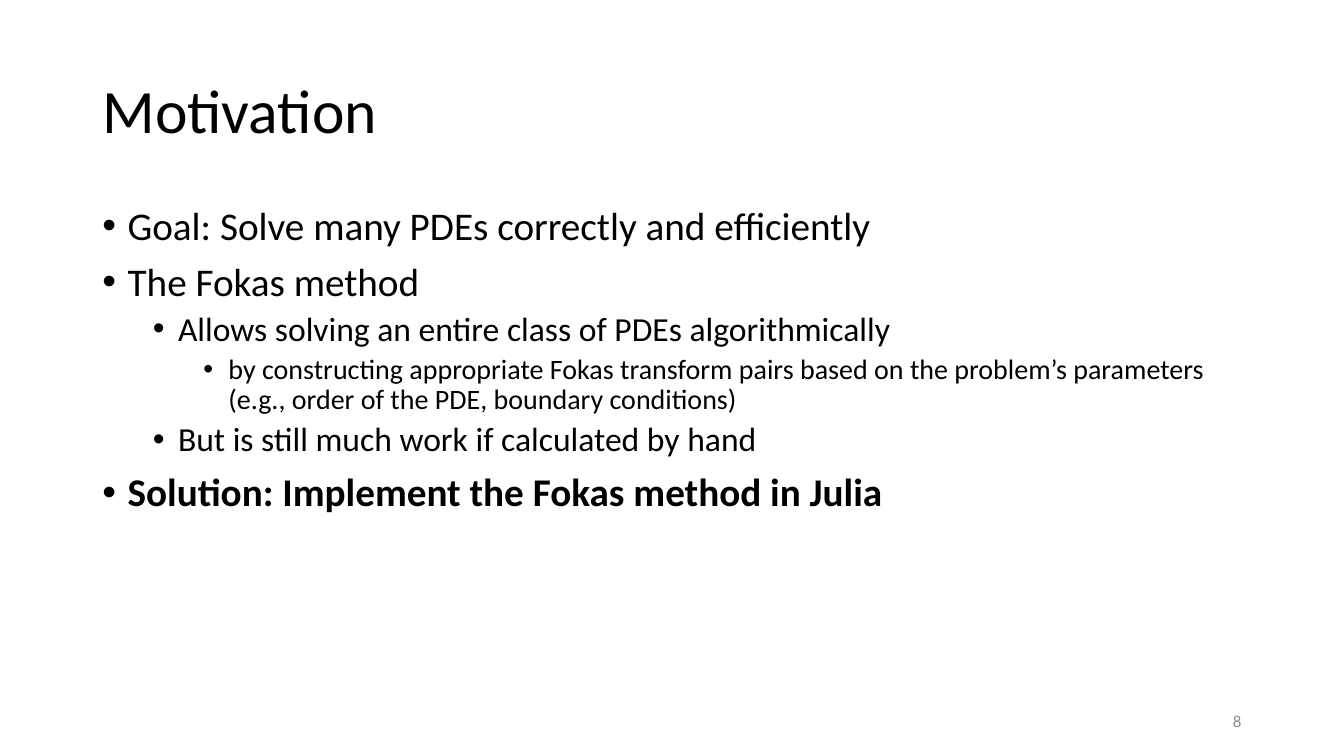
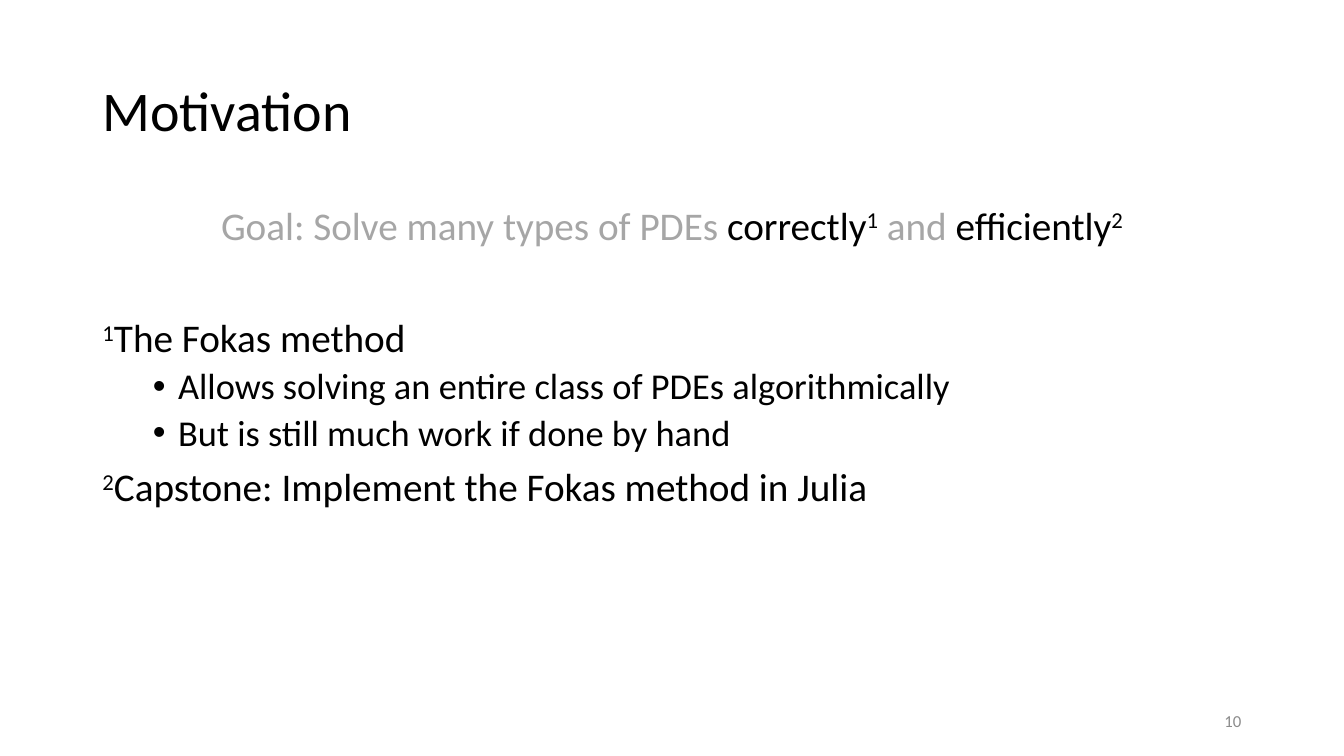
Before and after one commit to largecats/capstone-project, a slide deck: slide 10 of presentation/presentation.pptx (slide 8 before the commit). Drawn at 1344x756 pixels with LibreOffice and Linux fonts; fonts in the diff are those of the drawing. Boxes give left, top, right and bottom in pixels: in the first picture for what was removed or moved away, otherwise in the second. Text is boxed around its words. In the diff, an @@ line names an element or a change of style, - is before the commit and + after.

```diff
--- a/presentation/presentation.pptx
+++ b/presentation/presentation.pptx
@@ title "Motivation" at box(102, 92, 351, 132): size 44 to 40 pt @@
@@ text at box(182, 213, 947, 353): text changed @@
-• Goal: Solve many PDEs correctly and efficiently
-• The Fokas method
+Goal: Solve many types of PDEs correctly1 and efficiently2
+1The Fokas method
@@ text at box(178, 373, 949, 406): size 24 to 26 pt in "Allows solving an entire class of PDEs ..." @@
@@ text at box(178, 420, 867, 508): text changed; size 20 to 28 pt @@
-    • by constructing appropriate Fokas transform pairs based on the problem’s parameters (e.g., order of the PDE, boundary conditions)
-  • But is still much work if calculated by hand
-• Solution: Implement the Fokas method in Julia
+  • But is still much work if done by hand
+2Capstone: Implement the Fokas method in Julia
@@ page number at box(1224, 716, 1241, 727): text changed @@
-8
+10
```
Also in this commit, not shown: 4 other slides changed, 5 slides added.
